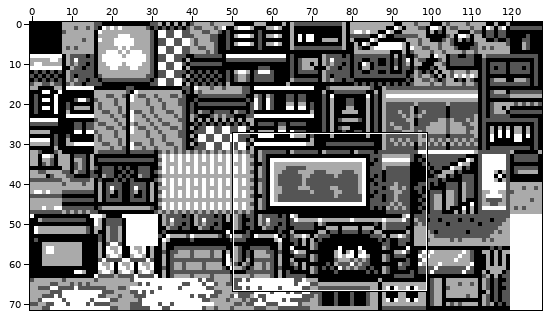
One commit to this sprite sheet: gfx/tilesets/traditional_house.png. Above: a wide view before the commit, with the close-up outlined.
Close-up. Before:
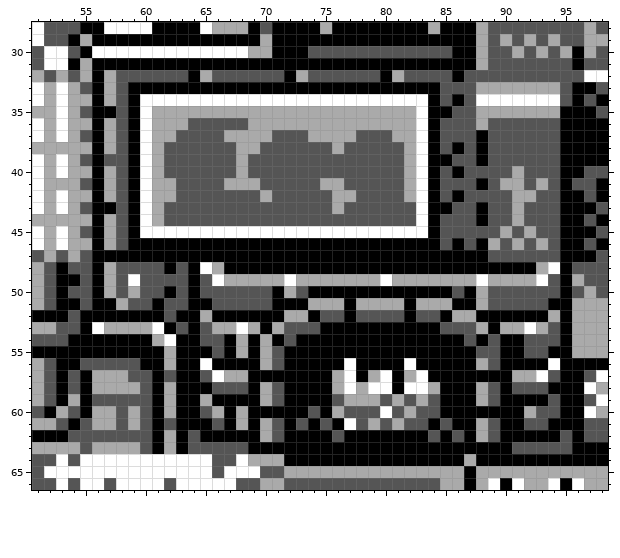
The file is 128x72 pixels. Shown: x 51..98, y 28..66.
The result:
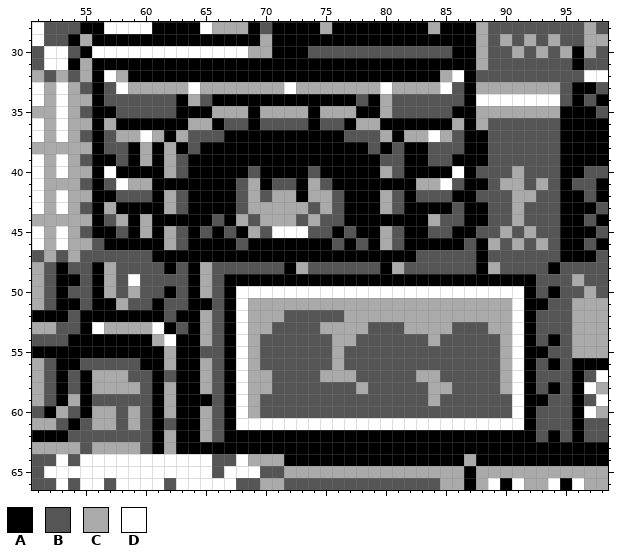
Palette (. is transparent): A #000000  B #555555  C #aaaaaa  D #ffffff
What changed:
Changed rows in their new state; - is an unchanged pixel.
first column x 56:
32 -DCAAAAA-AAAAAAA-AAAAAAA-AAAACDA--------
33 -BDCCCCCDCCCCCCCDCCCCCCCDCCCCD-A--------
34 -B-BBBBACBAAAAAAAAAAAABACBBBB-BA--------
35 ---BBBBAAA---A----A---AA-BBBBBAA--------
36 --A-AAAACCA--ABBBBABBA--AAAA-ACA--------
37 -BCC--AC---AAAAAAAAAAB--CA-CDC-A--------
38 -B--CACA-AAAAAAAAAAAAAA-A-AAB-BA--------
39 -A--CAC-AAAAAAAAAAAAAAAA--AABBAA--------
40 -DA-AAC-AAAAA-AAAA-AAAAAC-AA-ADA--------
41 -BDCCAAAAAAAB-A--ACBAAAAAAACCD-A--------
42 -A-BBA--AAAA-CBCCACCBAAAC-ABB--A--------
43 -CA-AAC-AAAA-CCCCC-CBAAAC-AA---A--------
44 -BC-CAAAAA-AC-CCC-C--AAAAAAAC--A--------
45 -A--CACBABABACB---BBABAACBAAB-AA--------
46 BAA---CB----B-------B-B-CB---A----------
47 BBBBB----------------------BBBBB--------
48 ---------CBBBBBB-CBBBBBB-CBBBBBB-CBBBBAB
49 ---------CBAAAAAAAAAAAAAAAAAAAAAAAAAAB-B
50 ---------C-ADDDDDDDDDDDDDDDDDDDDDDDDA-AB
51 -----------ADCCCCC---C----C---CC-CCDAABB
52 ----------B-DCCCBBB--CCCCCCCCC--CCCD-BBB
53 ---------CBA--CB---CCCCBBBCCCC--BC-DAB-B
54 ---------C--DCBB-BBBCCBBBBBBCBB-B-CDA-AB
55 ---------B--DCB-BBBBCBBBBBBBBBBB--CDAABB
56 ---------CB-DCB-BBBBCBBBBBBBBBBBB-CD-BAB
57 ---------CBADCCBBBBC-CBBBBBCCBBBBBCDAB-B
58 ---------C-ADC--BBBBBB-BBBBB-CBBB-CDA--B
59 ---------AB-DCB-BBBB-BBB-B-BCBBBB-BD---B
60 ---------CB-DCBBBB-BB---B-B--BBBBBBDA--B
61 ---------C--DDDDDDDDD-DDDDDDDDDDDDDDA-BB
62 --------ACB---AA----A-------A-A-AA---B--
63 --------AAAAA----------------------AAAAA
Pixel boxes of the changes (left, top, right, bottom) in both close-ups:
changed: (92, 70, 572, 454)
